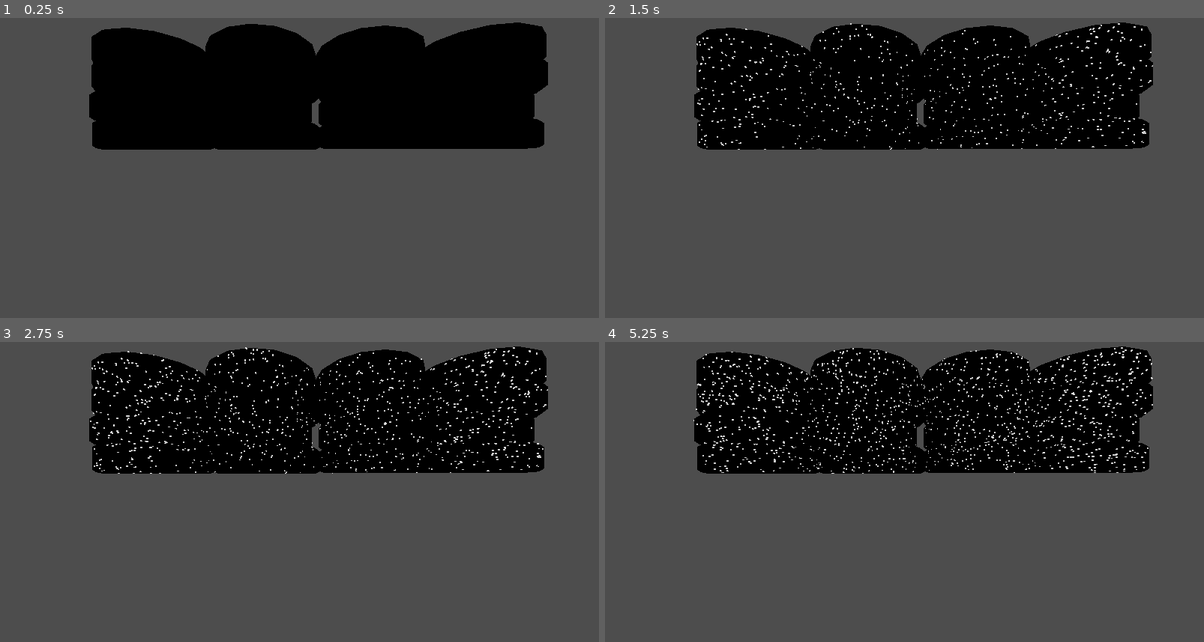
Above: before the commit, frames 1-4 (two rows, left to right).
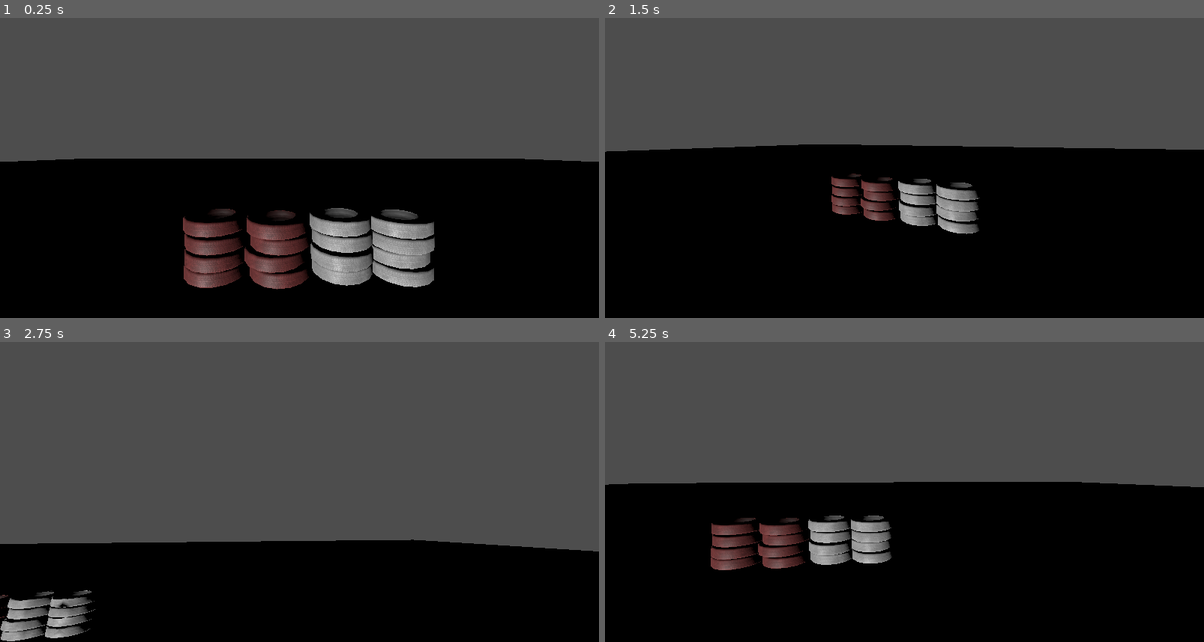
Above: after the commit, the same moments.

Repository: Mienai-Katto/lidar-abyss
Game: Godot game, scene res://levels/sandbox.tscn
Two runs of this game, one before a commit and one after it. Both use one fixed random seed, a clock stepped at 60 frames per second and the inputs below.
Inputs (mouse positions are in pixels of both pictures, inside the frame that each line leads up to):
- Up to frame 1 (0.25 s): no input
- Up to frame 2 (1.5 s): tap Enter at 0.5 s; move the mouse to (1036, 132) at 0.52 s; hold D (right, bound only after the commit) 0.53-1.28 s; hold Ctrl (crouch, bound only after the commit) 0.53-1.28 s; tap Middle mouse button (capture, bound only after the commit) at 0.6 s; click (1036, 132) at 0.67 s; tap Space (jump, bound only after the commit) at 0.77, 1.07 s; move the mouse to (784, 168) at 1.27 s; hold S (down, bound only after the commit) from 1.28 s (still down); tap Ctrl (crouch, bound only after the commit) at 1.35 s; click (784, 168) at 1.42 s
- Up to frame 3 (2.75 s): tap Space (jump, bound only after the commit) at 1.52, 1.82, 2.3 s; tap Shift (sprint, bound only after the commit) at 1.55 s; move the mouse to (359, 399) at 2.02 s; release S (down, bound only after the commit) at 2.03 s; hold D (right, bound only after the commit) from 2.03 s (still down); hold Shift (sprint, bound only after the commit) from 2.03 s (still down); click (359, 399) at 2.17 s
- Up to frame 4 (5.25 s): move the mouse to (874, 540) at 2.77 s; release D (right, bound only after the commit) at 2.78 s; release Shift (sprint, bound only after the commit) at 2.78 s; hold W (up, bound only after the commit) 2.78-3.53 s; tap Space (jump, bound only after the commit) at 2.85, 3.02, 3.32, 3.77, 4.07, 4.52, 4.82 s; click (874, 540) at 2.92 s; tap Middle mouse button (capture, bound only after the commit) at 3.05, 3.6 s; move the mouse to (1084, 525) at 3.52 s; hold Ctrl (crouch, bound only after the commit) 3.53-4.28 s; hold A (left, bound only after the commit) 3.53-5.03 s; click (1084, 525) at 3.67 s; move the mouse to (724, 423) at 4.27 s; tap Ctrl (crouch, bound only after the commit) at 4.35 s; click (724, 423) at 4.42 s; tap Shift (sprint, bound only after the commit) at 4.55 s; move the mouse to (934, 474) at 5.02 s; hold S (down, bound only after the commit) from 5.03 s (still down); hold Shift (sprint, bound only after the commit) from 5.03 s (still down); click (934, 474) at 5.17 s

The runs differ from the first frame. In frame 1, 82% of the frame differs, in the area x 0-100%, y 1-100%; in frame 2, 85%; in frame 3, 62%; in frame 4, 82%.

Commit message:
feat(controller): add movement and fix highlight
Signed-off-by: Daniel Boll <danielboll.academico@gmail.com>

Diff:
--- /dev/null
+++ b/components/camera/player/component.tscn
@@ -0,0 +1,6 @@
+[gd_scene load_steps=2 format=3 uid="uid://d1rxv5hd1sbrp"]
+
+[ext_resource type="Script" path="res://components/camera/player/manager.gd" id="1_db5l3"]
+
+[node name="camera" type="Camera3D"]
+script = ExtResource("1_db5l3")
--- a/components/camera/player/manager.gd
+++ b/components/camera/player/manager.gd
@@ -1,50 +1,56 @@
 extends Camera3D
 
-@export var ray_count: int = 8000  # Number of rays to cast
-@export var ray_length: float = 100.0  # Max ray length
-@export var highlight_duration: float = 3.0
-@export var block_color: Color = Color(1, 1, 1, 0.8)
+@export var scan_range: float = 900.0
+@export var scan_interval: float = 0.5
+@export var ray_count: int = 200
+@export var ray_length: float = 100.0
+
+func _ready():
+  pass
+  # if not get_parent().is_multiplayer_authority(): return
 
 func _input(event):
-    if event is InputEventMouseButton and event.button_index == MOUSE_BUTTON_LEFT and event.pressed:
-        create_ray_shower()
+    if event is InputEventMouseButton and event.button_index == MOUSE_BUTTON_RIGHT and event.pressed:
+        perform_environment_scan()
 
-func create_ray_shower():
-    for i in range(ray_count):
-        # Random ray direction
-        var ray_direction = Vector3(
-            randf_range(-1, 1),
-            randf_range(-1, 1),
-            randf_range(-1, 1)
-        ).normalized()
+func perform_environment_scan():
+  # Use camera's forward direction as the base
+  var camera_forward = -global_transform.basis.z
 
-        var ray_origin = global_position
-        var ray_target = ray_origin + ray_direction * ray_length
+  for i in range(ray_count):
+      # Create a cone of rays in front of the camera
+      var ray_direction = camera_forward.rotated(Vector3.UP, randf_range(-PI/4, PI/4))
+      ray_direction = ray_direction.rotated(Vector3.RIGHT, randf_range(-PI/4, PI/4))
+      ray_direction = ray_direction.normalized()
 
-        var space_state = get_world_3d().direct_space_state
-        var query = PhysicsRayQueryParameters3D.create(ray_origin, ray_target)
-        var result = space_state.intersect_ray(query)
+      var ray_origin = global_position
+      var ray_target = ray_origin + ray_direction * ray_length
 
-        if result:
-            create_highlight_block(result.position)
+      var space_state = get_world_3d().direct_space_state
+      var query = PhysicsRayQueryParameters3D.create(ray_origin, ray_target)
+      query.exclude = [get_parent().get_rid()]
+      var result = space_state.intersect_ray(query)
 
-func create_highlight_block(_position: Vector3):
-    var block = MeshInstance3D.new()
-    var mesh = BoxMesh.new()
+      if result:
+          spawn_temporary_cube(result.position)
 
-    mesh.size = Vector3(0.01, 0.01, 0.01)
-    block.mesh = mesh
-    block.position = _position
+func spawn_temporary_cube(position: Vector3):
+    var mesh_instance = MeshInstance3D.new()
+    var cube_mesh = BoxMesh.new()
 
+    # Create material
     var material = StandardMaterial3D.new()
-    material.albedo_color = block_color
-    material.transparency = BaseMaterial3D.TRANSPARENCY_ALPHA
-    material.emission_enabled = true
-    material.emission = block_color
+    material.albedo_color = Color(1, 1, 1, 0.5)  # Random translucent color
 
-    block.material_override = material
-    get_parent().add_child(block)
+    # Configure mesh
+    cube_mesh.size = Vector3(0.1, 0.1, 0.1)  # Small cube
+    mesh_instance.mesh = cube_mesh
+    mesh_instance.material_override = material
 
-    # Remove block after duration
-    await get_tree().create_timer(highlight_duration).timeout
-    block.queue_free()
+    # Position and add to scene
+    get_tree().root.add_child(mesh_instance)
+    mesh_instance.global_transform.origin = position
+
+    # Remove cube after interval
+    await get_tree().create_timer(scan_interval).timeout
+    mesh_instance.queue_free()
--- /dev/null
+++ b/components/controller/player/component.tscn
@@ -0,0 +1,6 @@
+[gd_scene load_steps=2 format=3 uid="uid://wnmbpn8knhf7"]
+
+[ext_resource type="Script" path="res://components/controller/player/manager.gd" id="1_0j2ss"]
+
+[node name="controller" type="Node3D"]
+script = ExtResource("1_0j2ss")
--- /dev/null
+++ b/components/controller/player/manager.gd
@@ -0,0 +1,100 @@
+# vim: set noexpandtab tabstop=2 shiftwidth=2 softtabstop=2:
+
+extends Node3D
+
+@export_subgroup("Attributes")
+@export var sensitivity = 0.1
+@export var jump_strength = 6
+
+@export_subgroup("Components")
+@export var velocity: Node3D
+@export var camera: Camera3D
+@export var body: CharacterBody3D
+
+signal walking()
+signal jumping()
+signal landing()
+signal idle()
+signal sprint()
+signal falling()
+signal airbone()
+signal crouching()
+
+var is_jumping = false
+var is_falling = false
+var is_idle = false
+var is_sprinting = false
+var is_walking = false
+var is_crouching = false
+
+var previously_floored = false
+
+func _unhandled_input(event):
+	# if not body.is_multiplayer_authority(): return
+
+	if Input.is_action_just_pressed('release'):
+		Input.set_mouse_mode(Input.MOUSE_MODE_VISIBLE)
+
+	if Input.is_action_just_pressed('capture'):
+		Input.set_mouse_mode(Input.MOUSE_MODE_CAPTURED)
+
+	if event is InputEventMouseMotion:
+		body.rotate_y(deg_to_rad(-event.relative.x * sensitivity))
+		camera.rotate_x(deg_to_rad(-event.relative.y * sensitivity))
+		camera.rotation.x = clamp(camera.rotation.x, deg_to_rad(-40), deg_to_rad(60))
+
+func _physics_process(delta):
+	# if not body.is_multiplayer_authority(): return
+
+	is_idle = false
+	is_sprinting = false
+	is_walking = false
+	is_crouching = false
+	var input_dir = Input.get_vector("left", "right", "up", "down")
+	var input_vector = body.transform.basis * Vector3(input_dir.x, 0, input_dir.y).normalized()
+
+	if body.is_on_floor() and velocity.get_gravity() > 1 and !previously_floored:
+		emit_signal("landing")
+		is_jumping = false
+		is_falling = false
+
+	previously_floored = body.is_on_floor()
+
+	if Input.is_action_just_pressed("jump") and body.is_on_floor():
+		velocity.upwards(jump_strength)
+		emit_signal("jumping")
+		is_jumping = true
+
+	if body.is_on_floor():
+		velocity.reset_gravity()
+
+	velocity.accelerate_to_velocity(input_vector, delta)
+
+	if body.is_on_floor() and velocity.is_accelerating_horizontally():
+		if Input.is_action_pressed("sprint"):
+			velocity.set_speed_multiplier(10)
+			is_sprinting = true
+		else:
+			velocity.reset_speed_multiplier()
+			is_walking = true
+
+	elif body.is_on_floor():
+		is_idle = true
+	else:
+		is_falling = true
+	if body.is_on_floor() and Input.is_action_pressed("crouch"):
+		velocity.set_speed_multiplier(0.7)
+		is_crouching = true
+
+	if !body.is_on_floor():
+		emit_signal("airbone" if is_jumping else "falling")
+	elif is_crouching and (is_sprinting or is_walking or is_idle):
+		emit_signal("crouching")
+	elif is_idle:
+		emit_signal("idle")
+	elif is_walking:
+		emit_signal("walking")
+	elif is_sprinting:
+		emit_signal("sprint")
+	else:
+		emit_signal("idle")
--- /dev/null
+++ b/components/velocity/component.tscn
@@ -0,0 +1,6 @@
+[gd_scene load_steps=2 format=3 uid="uid://blo74ee57pugr"]
+
+[ext_resource type="Script" path="res://components/velocity/manager.gd" id="1_2w4px"]
+
+[node name="Velocity" type="Node3D"]
+script = ExtResource("1_2w4px")
--- /dev/null
+++ b/components/velocity/manager.gd
@@ -0,0 +1,64 @@
+# vim: set noexpandtab tabstop=2 shiftwidth=2 softtabstop=2:
+
+extends Node3D
+
+@export_subgroup("Velocity attributes")
+@export var base_speed: float = 5.0
+@export var max_speed: float = 5.0
+@export var acceleration_coefficient: float = 10.0
+@export var gravity_force = 20.0
+
+var speed_multiplier: float = 1.0
+
+var velocity: Vector3 = Vector3.ZERO
+var gravity: float = 0.0
+
+func _physics_process(delta):
+	gravity += gravity_force * delta
+
+func apply_forces():
+	velocity = velocity.limit_length(max_speed)
+	velocity.y = -gravity
+
+func reset_gravity():
+	if gravity > 0:
+		gravity = 0
+
+func get_gravity():
+	return gravity
+
+func upwards(strength: float):
+	gravity = -strength
+
+func accelerate_to_velocity(target_velocity: Vector3, delta: float = 1.0):
+	velocity = velocity.lerp(target_velocity * (base_speed * speed_multiplier), acceleration_coefficient * delta)
+
+func get_max_velocity(target_velocity: Vector3):
+	return target_velocity * (base_speed * speed_multiplier)
+
+func maximize_velocity(target_velocity: Vector3):
+	accelerate_to_velocity(target_velocity)
+	velocity = velocity.limit_length(get_max_velocity(target_velocity))
+
+func decelerate():
+	accelerate_to_velocity(Vector3.ZERO)
+
+func move(character: CharacterBody3D):
+	apply_forces()
+	character.velocity = velocity
+	character.move_and_slide()
+
+func set_speed_multiplier(new_speed_multiplier: float):
+	speed_multiplier = new_speed_multiplier
+
+func reset_speed_multiplier():
+	speed_multiplier = 1.0
+
+func length():
+	return velocity.length()
+
+func set_max_speed(new_max_speed: float):
+	max_speed = new_max_speed
+
+func is_accelerating_horizontally():
+	return abs(velocity.x) > 1 or abs(velocity.z) > 1
--- /dev/null
+++ b/entities/player/manager.gd
@@ -0,0 +1,31 @@
+# vim: set noexpandtab tabstop=4 shiftwidth=4 softtabstop=4:
+
+extends CharacterBody3D
+
+@export var velocity_component: Node3D
+@export var camera_component: Camera3D
+
+@onready var player_collision = get_node("CollisionShape3D")
+
+# @onready var Spawner = get_parent().get_node("Spawner")
+# @onready var hud = get_node("HUD")
+
+# signal respawn
+
+func _ready():
+  # if not is_multiplayer_authority(): return
+  camera_component.make_current()
+
+	# Set sprite invisible for the current camera
+	# get_node("Sprite").visible = fals
+
+func _enter_tree():
+  set_multiplayer_authority(str(name).to_int())
+
+func _physics_process(_delta):
+  # if not is_multiplayer_authority(): return
+
+  # if position.y < 0:
+  #   position.y = 10
+
+  velocity_component.move(self)
--- a/entities/player/player.tscn
+++ b/entities/player/player.tscn
@@ -1,8 +1,34 @@
-[gd_scene load_steps=2 format=3 uid="uid://b6u4fo7p1qjv0"]
+[gd_scene load_steps=7 format=3 uid="uid://b6u4fo7p1qjv0"]
 
-[ext_resource type="Script" path="res://components/camera/player/manager.gd" id="1_4do46"]
+[ext_resource type="Script" path="res://entities/player/manager.gd" id="1_x62rb"]
+[ext_resource type="PackedScene" uid="uid://d1rxv5hd1sbrp" path="res://components/camera/player/component.tscn" id="1_x844l"]
+[ext_resource type="PackedScene" uid="uid://wnmbpn8knhf7" path="res://components/controller/player/component.tscn" id="2_alql2"]
+[ext_resource type="PackedScene" uid="uid://blo74ee57pugr" path="res://components/velocity/component.tscn" id="3_2tc5j"]
 
-[node name="player_entity" type="Node3D"]
+[sub_resource type="CapsuleShape3D" id="CapsuleShape3D_6klx1"]
 
-[node name="Camera3D" type="Camera3D" parent="."]
-script = ExtResource("1_4do46")
+[sub_resource type="CapsuleMesh" id="CapsuleMesh_uwy6c"]
+
+[node name="player_entity" type="CharacterBody3D" node_paths=PackedStringArray("velocity_component", "camera_component")]
+input_ray_pickable = false
+script = ExtResource("1_x62rb")
+velocity_component = NodePath("velocity")
+camera_component = NodePath("camera")
+
+[node name="CollisionShape3D" type="CollisionShape3D" parent="."]
+transform = Transform3D(1, 0, 0, 0, 1, 0, 0, 0, 1, 0, 1, 0)
+shape = SubResource("CapsuleShape3D_6klx1")
+
+[node name="MeshInstance3D" type="MeshInstance3D" parent="."]
+transform = Transform3D(1, 0, 0, 0, 1, 0, 0, 0, 1, 0, 1, 0)
+mesh = SubResource("CapsuleMesh_uwy6c")
+
+[node name="camera" parent="." instance=ExtResource("1_x844l")]
+transform = Transform3D(1, 0, 0, 0, 1, 0, 0, 0, 1, 0, 2, 0)
+
+[node name="controller" parent="." node_paths=PackedStringArray("velocity", "camera", "body") instance=ExtResource("2_alql2")]
+velocity = NodePath("../velocity")
+camera = NodePath("../camera")
+body = NodePath("..")
+
+[node name="velocity" parent="." instance=ExtResource("3_2tc5j")]
--- /dev/null
+++ b/levels/sandbox.gd
@@ -0,0 +1,48 @@
+extends Node3D
+
+const Player = preload("res://entities/player/player.tscn")
+const PORT = 9999
+var enet_peer = ENetMultiplayerPeer.new()
+
+func _ready() -> void:
+  if DisplayServer.get_name() == "headless":
+    enet_peer.create_server(PORT)
+    multiplayer.multiplayer_peer = enet_peer
+
+    multiplayer.peer_connected.connect(create_player)
+    multiplayer.peer_disconnected.connect(disconnect_player)
+
+    print("Server started")
+  else:
+    pass
+    # host_game()
+
+func host_game():
+  enet_peer.create_server(PORT)
+  multiplayer.multiplayer_peer = enet_peer
+
+  multiplayer.peer_connected.connect(create_player)
+  multiplayer.peer_disconnected.connect(disconnect_player)
+
+  create_player(multiplayer.get_unique_id())
+
+
+
+func create_player(peer_id: int):
+  var player = Player.instantiate()
+  player.name = str(peer_id)
+  spawn_player(player)
+  print("Adding player: %s" % player.name)
+  call_deferred("add_child", player)
+  print("Created player: %s" % player.name)
+  print(player.position)
+
+func spawn_player(player: Node3D):
+  player.position = Vector3(0, 10, 0)
+
+
+func disconnect_player(peer_id: int):
+  var player = get_node_or_null(str(peer_id))
+  print("Disconnected player: %s" % player.name)
+  if player:
+    player.queue_free()
--- a/levels/sandbox.tscn
+++ b/levels/sandbox.tscn
@@ -1,11 +1,25 @@
-[gd_scene load_steps=3 format=3 uid="uid://dvcb4t0c0nda7"]
+[gd_scene load_steps=5 format=3 uid="uid://dvcb4t0c0nda7"]
 
 [ext_resource type="PackedScene" uid="uid://b6u4fo7p1qjv0" path="res://entities/player/player.tscn" id="1_d5h6h"]
+[ext_resource type="Script" path="res://levels/sandbox.gd" id="1_wcdac"]
 [ext_resource type="PackedScene" uid="uid://bvrnnus7arvsd" path="res://models/race_track_tire_wall/race_track_tire_wall.tscn" id="2_npny1"]
 
+[sub_resource type="StandardMaterial3D" id="StandardMaterial3D_c1po2"]
+albedo_color = Color(0.305882, 1, 0.462745, 1)
+
 [node name="Sandbox" type="Node3D"]
-
-[node name="player_entity" parent="." instance=ExtResource("1_d5h6h")]
+script = ExtResource("1_wcdac")
 
 [node name="Sketchfab_Scene" parent="." instance=ExtResource("2_npny1")]
 transform = Transform3D(1, 0, 0, 0, 1, 0, 0, 0, 1, -1.34544, 0, -2.14622)
+
+[node name="floor" type="CSGBox3D" parent="."]
+material_override = SubResource("StandardMaterial3D_c1po2")
+use_collision = true
+size = Vector3(100, 0.01, 100)
+
+[node name="DirectionalLight3D" type="DirectionalLight3D" parent="."]
+transform = Transform3D(0.281681, -0.863998, -0.417329, 0.639172, 0.493351, -0.58997, 0.715622, -0.100562, 0.691211, 0, 0, 0)
+
+[node name="player_entity" parent="." instance=ExtResource("1_d5h6h")]
+transform = Transform3D(1, 0, 0, 0, 1, 0, 0, 0, 1, 0, 0.303631, 1.48346)
--- a/project.godot
+++ b/project.godot
@@ -14,3 +14,61 @@
 run/main_scene="res://levels/sandbox.tscn"
 config/features=PackedStringArray("4.3", "Forward Plus")
 config/icon="res://icon.svg"
+
+[input]
+
+left={
+"deadzone": 0.5,
+"events": [Object(InputEventKey,"resource_local_to_scene":false,"resource_name":"","device":-1,"window_id":0,"alt_pressed":false,"shift_pressed":false,"ctrl_pressed":false,"meta_pressed":false,"pressed":false,"keycode":0,"physical_keycode":65,"key_label":0,"unicode":65,"location":0,"echo":false,"script":null)
+]
+}
+right={
+"deadzone": 0.5,
+"events": [Object(InputEventKey,"resource_local_to_scene":false,"resource_name":"","device":-1,"window_id":0,"alt_pressed":false,"shift_pressed":false,"ctrl_pressed":false,"meta_pressed":false,"pressed":false,"keycode":0,"physical_keycode":68,"key_label":0,"unicode":68,"location":0,"echo":false,"script":null)
+]
+}
+up={
+"deadzone": 0.5,
+"events": [Object(InputEventKey,"resource_local_to_scene":false,"resource_name":"","device":-1,"window_id":0,"alt_pressed":false,"shift_pressed":false,"ctrl_pressed":false,"meta_pressed":false,"pressed":false,"keycode":0,"physical_keycode":87,"key_label":0,"unicode":119,"location":0,"echo":false,"script":null)
+]
+}
+down={
+"deadzone": 0.5,
+"events": [Object(InputEventKey,"resource_local_to_scene":false,"resource_name":"","device":-1,"window_id":0,"alt_pressed":false,"shift_pressed":false,"ctrl_pressed":false,"meta_pressed":false,"pressed":false,"keycode":0,"physical_keycode":83,"key_label":0,"unicode":115,"location":0,"echo":false,"script":null)
+]
+}
+jump={
+"deadzone": 0.5,
+"events": [Object(InputEventKey,"resource_local_to_scene":false,"resource_name":"","device":-1,"window_id":0,"alt_pressed":false,"shift_pressed":false,"ctrl_pressed":false,"meta_pressed":false,"pressed":false,"keycode":0,"physical_keycode":32,"key_label":0,"unicode":32,"location":0,"echo":false,"script":null)
+]
+}
+sprint={
+"deadzone": 0.5,
+"events": [Object(InputEventKey,"resource_local_to_scene":false,"resource_name":"","device":-1,"window_id":0,"alt_pressed":false,"shift_pressed":false,"ctrl_pressed":false,"meta_pressed":false,"pressed":false,"keycode":0,"physical_keycode":4194325,"key_label":0,"unicode":0,"location":0,"echo":false,"script":null)
+]
+}
+left_mouse_button={
+"deadzone": 0.5,
+"events": [Object(InputEventMouseButton,"resource_local_to_scene":false,"resource_name":"","device":-1,"window_id":0,"alt_pressed":false,"shift_pressed":false,"ctrl_pressed":false,"meta_pressed":false,"button_mask":0,"position":Vector2(0, 0),"global_position":Vector2(0, 0),"factor":1.0,"button_index":1,"canceled":false,"pressed":false,"double_click":false,"script":null)
+]
+}
+right_mouse_button={
+"deadzone": 0.5,
+"events": [Object(InputEventMouseButton,"resource_local_to_scene":false,"resource_name":"","device":-1,"window_id":0,"alt_pressed":false,"shift_pressed":false,"ctrl_pressed":false,"meta_pressed":false,"button_mask":0,"position":Vector2(0, 0),"global_position":Vector2(0, 0),"factor":1.0,"button_index":2,"canceled":false,"pressed":false,"double_click":false,"script":null)
+]
+}
+capture={
+"deadzone": 0.5,
+"events": [Object(InputEventMouseButton,"resource_local_to_scene":false,"resource_name":"","device":-1,"window_id":0,"alt_pressed":false,"shift_pressed":false,"ctrl_pressed":false,"meta_pressed":false,"button_mask":0,"position":Vector2(0, 0),"global_position":Vector2(0, 0),"factor":1.0,"button_index":3,"canceled":false,"pressed":false,"double_click":false,"script":null)
+]
+}
+release={
+"deadzone": 0.5,
+"events": [Object(InputEventMouseButton,"resource_local_to_scene":false,"resource_name":"","device":-1,"window_id":0,"alt_pressed":false,"shift_pressed":false,"ctrl_pressed":false,"meta_pressed":false,"button_mask":0,"position":Vector2(0, 0),"global_position":Vector2(0, 0),"factor":1.0,"button_index":3,"canceled":false,"pressed":false,"double_click":false,"script":null)
+]
+}
+crouch={
+"deadzone": 0.5,
+"events": [Object(InputEventKey,"resource_local_to_scene":false,"resource_name":"","device":-1,"window_id":0,"alt_pressed":false,"shift_pressed":false,"ctrl_pressed":false,"meta_pressed":false,"pressed":false,"keycode":0,"physical_keycode":4194326,"key_label":0,"unicode":0,"location":0,"echo":false,"script":null)
+]
+}
